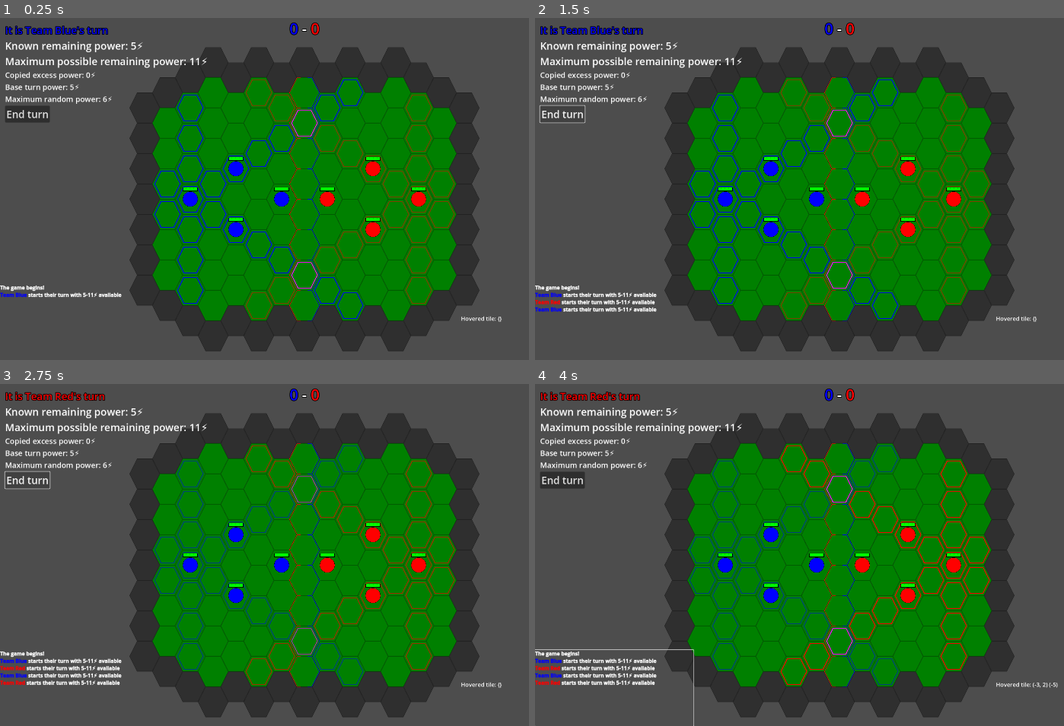
Above: before the commit, frames 1-4 (two rows, left to right).
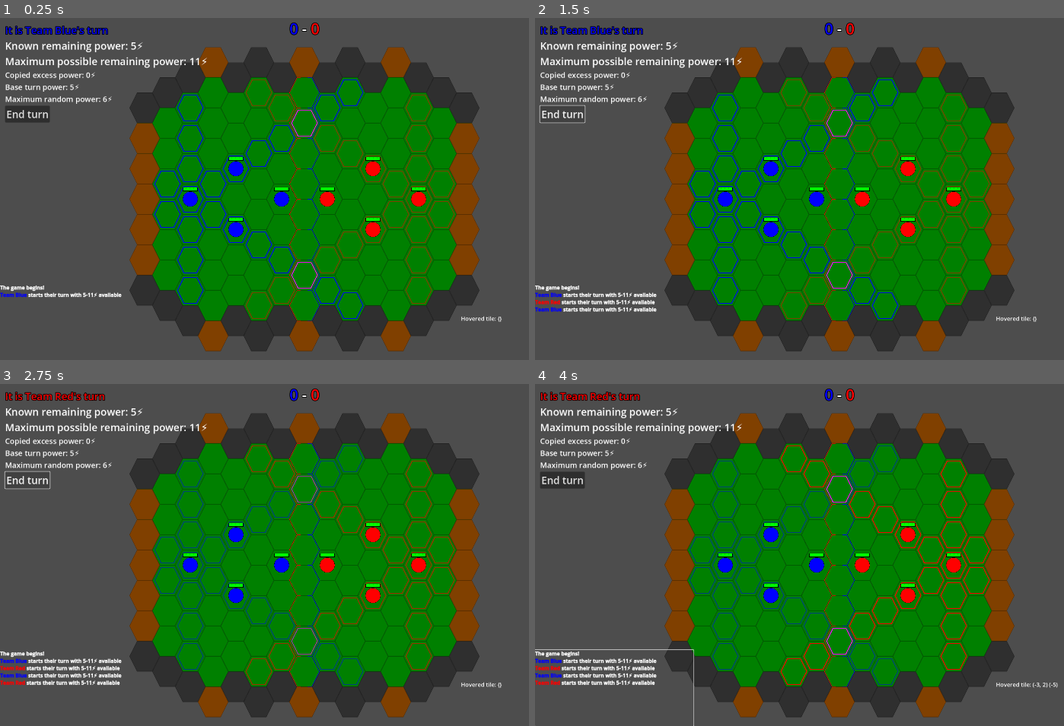
Above: after the commit, the same moments.

Repository: devencire/godot-conduit
Game: Godot game, scene res://scenes/world.tscn
The game is run twice, just before and just after one commit, with the same random seed, the same clock (stepped at 60 frames per second) and the same inputs.
Inputs (mouse positions are in pixels of both pictures, inside the frame that each line leads up to):
- Up to frame 1 (0.25 s): no input
- Up to frame 2 (1.5 s): click "End turn" at 0.5 s; click "End turn" at 1.25 s
- Up to frame 3 (2.75 s): click "End turn" at 2 s
- Up to frame 4 (4 s): move the mouse to (614, 688) at 2.77 s; click (614, 688) at 2.92 s; move the mouse to (720, 572) at 3.52 s; click (720, 572) at 3.67 s

The runs differ from the first frame. In frame 1, 6.2% of the frame differs, in the area x 24-91%, y 8-98%; in frame 2, 6.2%; in frame 3, 6.2%; in frame 4, 6.2%.

Commit message:
add pushing into walls, add non-wall edges

Diff:
--- a/scenes/world.tscn
+++ b/scenes/world.tscn
@@ -67,7 +67,10 @@
 layer_0/tile_data = PackedInt32Array(65537, 0, 0, 0, 0, 0, -1, 0, 0, -65538, 0, 0, -196610, 0, 0, -131073, 0, 0, -13107 …(1196 unchanged characters)…
 layer_1/name = "walls"
 layer_1/navigation_enabled = false
-layer_1/tile_data = PackedInt32Array(327682, 65536, 0, 327683, 65536, 0, 262148, 65536, 0, 196612, 65536, 0, 196613, 65536, 0, 131077, 65536, 0, 131078, 65536, 0, 65542, 65536, 0, 6, 65536, 0, -65530, 65536, 0, -131067, 65536, 0, -196604, 65536, 0, -262141, 65536, 0, -327678, 65536, 0, -393215, 65536, 0, -458752, 65536, 0, -393217, 65536, 0, -393218, 65536, 0, -393219, 65536, 0, -327683, 65536, 0, -327684, 65536, 0, -262148, 65536, 0, -262149, 65536, 0, -196613, 65536, 0, -196614, 65536, 0, -131078, 65536, 0, -131079, 65536, 0, -65543, 65536, 0, -7, 65536, 0, 65529, 65536, 0, 131066, 65536, 0, 196603, 65536, 0, 262140, 65536, 0, 327677, 65536, 0, 393214, 65536, 0, 458751, 65536, 0, 393216, 65536, 0, 393217, 65536, 0, 393218, 65536, 0, 262147, 65536, 0)
+layer_1/tile_data = PackedInt32Array(327682, 65536, 0, 327683, 65536, 0, 196612, 65536, 0, 196613, 65536, 0, 131077, 65536, 0, 65542, 65536, 0, 6, 65536, 0, -65530, 65536, 0, -458752, 65536, 0, -393217, 65536, 0, -393218, 65536, 0, -327683, 65536, 0, -327684, 65536, 0, -196613, 65536, 0, -196614, 65536, 0, -131078, 65536, 0, -65543, 65536, 0, -7, 65536, 0, 458751, 65536, 0, 393216, 65536, 0, 393217, 65536, 0, 262147, 65536, 0, -262148, 65536, 0, 65529, 65536, 0)
+layer_2/name = "art"
+layer_2/navigation_enabled = false
+layer_2/tile_data = PackedInt32Array(-393219, 0, 1, -262149, 0, 1, -131079, 0, 1, 131066, 0, 1, 196603, 0, 1, 262140, 0, 1, 327677, 0, 1, 393214, 0, 1, 393218, 0, 1, 262148, 0, 1, 131078, 0, 1, -131067, 0, 1, -393215, 0, 1, -196604, 0, 1, -262141, 0, 1, -327678, 0, 1)
 script = ExtResource("3_rf75t")
 
 [node name="Selection" parent="RoundRoot/Arena" instance=ExtResource("5_0ab0n")]
--- a/scripts/ArenaTileMap.gd
+++ b/scripts/ArenaTileMap.gd
@@ -3,6 +3,7 @@
 extends TileMap
 
 const GROUND_LAYER := 0
+const WALL_LAYER := 1
 
 var astar: AStar2D
 var disabled_point_ids: Array[int] = []
@@ -53,6 +54,10 @@
 func is_cell_pathable(cell: Vector2i) -> bool:
 	var id := _cell_to_astar_id(cell)
 	return astar.has_point(id)
+
+## Returns true if the cell contains a wall (that players hit rather than fall into)
+func is_cell_wall(cell: Vector2i) -> bool:
+	return get_cell_source_id(WALL_LAYER, cell) != -1
 
 ## Get the cell for the mouse position of an InputEventMouse.
 func get_hovered_cell(event: InputEventMouse) -> Vector2i:
--- a/scripts/Hammer.gd
+++ b/scripts/Hammer.gd
@@ -217,6 +217,8 @@
 		match outcome.type:
 			PushOutcomeType.MOVED_TO:
 				player.event_log.log('%s pushed %s back %s spaces, dealing %s damage' % [BB.player_name(player), BB.player_name(outcome.player), outcome.distance, outcome.damage])
+			PushOutcomeType.INTO_WALL:
+				player.event_log.log('%s pushed %s back %s spaces into a wall, dealing %s damage' % [BB.player_name(player), BB.player_name(outcome.player), outcome.distance, outcome.damage])
 			PushOutcomeType.CLASHED_WITH:
 				player.event_log.log('%s pushed %s back %s spaces into %s, dealing %s damage' % [BB.player_name(player), BB.player_name(outcome.player), outcome.distance, BB.player_name(outcome.clashed_with), outcome.damage])
 			PushOutcomeType.OUT_OF_ARENA:
@@ -226,7 +228,7 @@
 		return
 	_clear_selected_target()
 
-enum PushOutcomeType { MOVED_TO, CLASHED_WITH, OUT_OF_ARENA }
+enum PushOutcomeType { MOVED_TO, INTO_WALL, CLASHED_WITH, OUT_OF_ARENA }
 
 class PushOutcome:
 	var player: Player
@@ -244,17 +246,26 @@
 	var clashed_with: Player = null
 	while push_action.force > 0:
 		distance += 1
+		var previous_cell := current_cell
 		current_cell = player.arena_tilemap.get_neighbor_cell(current_cell, push_action.direction)
 		if not player.arena_tilemap.is_cell_pathable(current_cell):
-			# obviously this will want to be something else eventually
-			#push_action.player.tile_position = Constants.OFF_ARENA
-			#push_action.player.queue_free()
-			push_action.player.push_to(current_cell)
-			var ooa_push_outcome := PushOutcome.new()
-			ooa_push_outcome.player = push_action.player
-			ooa_push_outcome.type = PushOutcomeType.OUT_OF_ARENA
-			ooa_push_outcome.distance = distance
-			return [ooa_push_outcome]
+			if player.arena_tilemap.is_cell_wall(current_cell):
+				total_damage += push_action.force
+				push_action.player.push_to(previous_cell)
+				push_action.player.take_damage(total_damage)
+				var wall_push_outcome := PushOutcome.new()
+				wall_push_outcome.player = push_action.player
+				wall_push_outcome.type = PushOutcomeType.INTO_WALL
+				wall_push_outcome.distance = distance - 1
+				wall_push_outcome.damage = total_damage
+				return [wall_push_outcome]
+			else:
+				push_action.player.push_to(current_cell)
+				var ooa_push_outcome := PushOutcome.new()
+				ooa_push_outcome.player = push_action.player
+				ooa_push_outcome.type = PushOutcomeType.OUT_OF_ARENA
+				ooa_push_outcome.distance = distance
+				return [ooa_push_outcome]
 		var player_in_next_cell := player.players.player_in_cell(current_cell)
 		if player_in_next_cell:
 			clashed_with = player_in_next_cell
